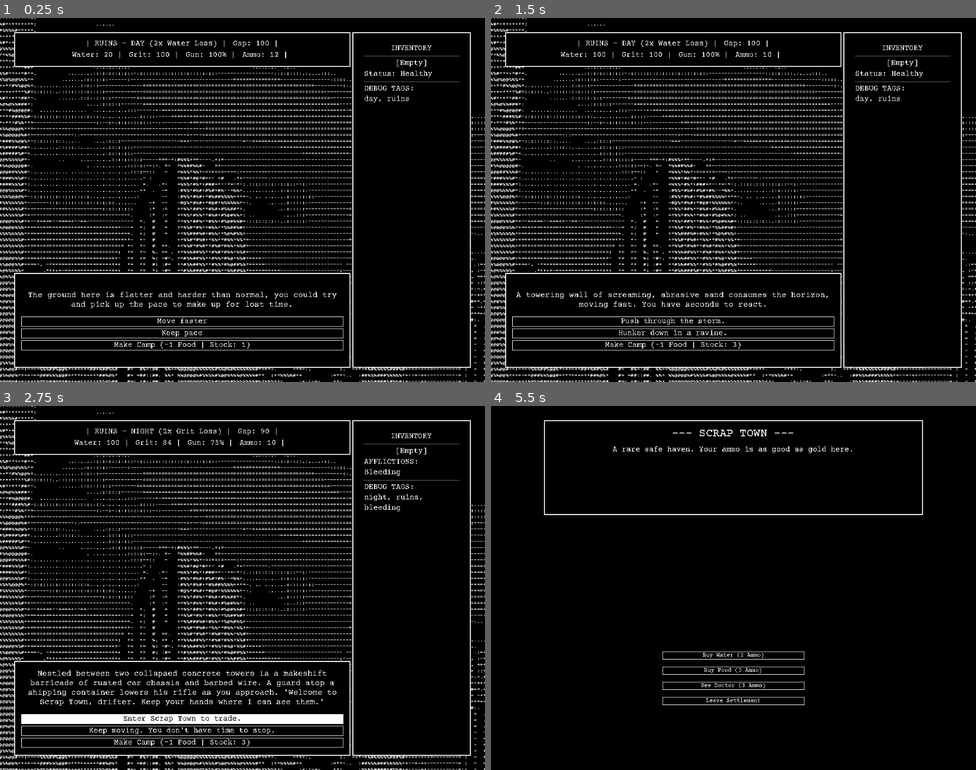
Above: before the commit, frames 1-4 (two rows, left to right).
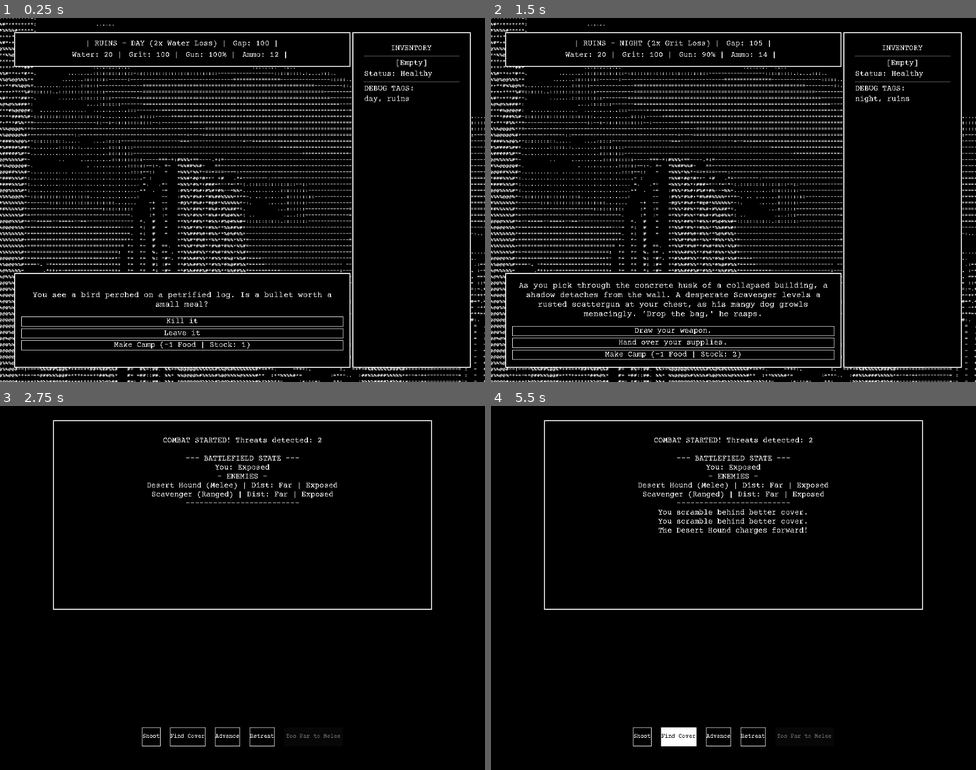
Above: after the commit, the same moments.

Repository: JoelSpicer/Across-The-Desert
Game: Godot game, scene res://Scene/MainGame.tscn
Same seed, same stepped clock (60 frames per second), same inputs: the game is played once before the commit and once after it.
Inputs (mouse positions are in pixels of both pictures, inside the frame that each line leads up to):
- Up to frame 1 (0.25 s): no input
- Up to frame 2 (1.5 s): click "Move faster" (after the commit: "Kill it") at 0.5 s; click (733, 218) at 1.25 s, where only the run before the commit has a clickable "The Wheel Turns (Restart)"
- Up to frame 3 (2.75 s): click "Push through the storm." (after the commit: "Draw your weapon.") at 2 s
- Up to frame 4 (5.5 s): click "Enter Scrap Town to trade." (after the commit: "Draw your weapon.") at 2.75 s; click "Enter Scrap Town to trade." (after the commit: "Draw your weapon.") at 3.5 s; click "Keep moving. You don't have t…" (after the commit: "Hand over your supplies.") at 4.25 s; click "Make Camp (-1 Food | Stock: 3)" (after the commit: "Make Camp (-1 Food | Stock: 2)") at 5 s

The runs differ from the first frame. In frame 1, 0.8% of the frame differs, in the area x 5-70%, y 75-88%; in frame 2, 3.6%; in frame 3, 16%, in the area x 0-100%, y 0-100%; in frame 4, 4.0%.

Commit message:
new events

Diff:
--- /dev/null
+++ b/Resource/Event/event_broken_autodoc.tres
@@ -0,0 +1,17 @@
+[gd_resource type="Resource" script_class="NarrativeEvent" format=3 uid="uid://bwn6tii3tbcp4"]
+
+[ext_resource type="Script" uid="uid://tebrdjqw5ke" path="res://Scripts/NarrativeEvent.gd" id="1_2h0db"]
+
+[resource]
+script = ExtResource("1_2h0db")
+event_weight = 8
+required_keywords = Array[String](["ruins"])
+event_text = "Inside a crumbling clinic sits an Old World medical pod. Its screen is shattered, but the mechanical arms still twitch with erratic power. It could heal you, but it requires raw materials to function."
+choice_1_text = "Repair the machine and heal."
+choice_2_text = "Smash the glass for loose supplies."
+choice_1_grit_cost = -25
+choice_1_required_item = "Scrap"
+choice_1_cures_affliction = "injured"
+choice_2_gun_condition_cost = 15
+choice_2_item_reward = "Bandage"
+choice_2_gives_affliction = "bleeding"
--- /dev/null
+++ b/Resource/Event/event_caved_in_path.tres
@@ -0,0 +1,17 @@
+[gd_resource type="Resource" script_class="NarrativeEvent" format=3 uid="uid://bjd12mlwx2luc"]
+
+[ext_resource type="Script" uid="uid://tebrdjqw5ke" path="res://Scripts/NarrativeEvent.gd" id="1_hnfit"]
+
+[resource]
+script = ExtResource("1_hnfit")
+event_weight = 11
+required_keywords = Array[String](["canyons"])
+event_text = "A massive rockslide completely blocks the narrow pass. The boulders are impossibly heavy. Moving them by hand would be a grueling feat of strength, but finding a detour will cost you precious time."
+choice_1_text = "Heave the rocks out of the way."
+choice_2_text = "Use an ampoule and push through!"
+choice_1_water_cost = 15
+choice_1_grit_cost = 25
+choice_1_gap_penalty = -10
+choice_1_gives_affliction = "exhausted"
+choice_2_gap_penalty = -15
+choice_2_required_item = "Stamina"
--- /dev/null
+++ b/Resource/Event/event_dead_courier.tres
@@ -0,0 +1,16 @@
+[gd_resource type="Resource" script_class="NarrativeEvent" format=3 uid="uid://ofrewtywoyvp"]
+
+[ext_resource type="Script" uid="uid://tebrdjqw5ke" path="res://Scripts/NarrativeEvent.gd" id="1_1vv5o"]
+
+[resource]
+script = ExtResource("1_1vv5o")
+required_keywords = Array[String](["flats"])
+event_text = "A courier lies face down in the salt flats, his dispatch bag tightly clutched in rigor mortis. A swarm of desert flies buzzes around the rotting corpse."
+choice_1_text = "Rifle through his bag."
+choice_2_text = "Hold your breath and search quickly."
+choice_1_gap_penalty = 5
+choice_1_item_reward = "BunkerCode"
+choice_1_gives_affliction = "sick"
+choice_2_gap_penalty = -5
+choice_2_item_reward = "BunkerCode"
+choice_2_required_item = "Stamina"
--- /dev/null
+++ b/Resource/Event/event_desert_brawler.tres
@@ -0,0 +1,14 @@
+[gd_resource type="Resource" script_class="NarrativeEvent" format=3 uid="uid://dpun8syja750v"]
+
+[ext_resource type="Script" uid="uid://tebrdjqw5ke" path="res://Scripts/NarrativeEvent.gd" id="1_couoj"]
+
+[resource]
+script = ExtResource("1_couoj")
+event_weight = 9
+forbidden_keywords = Array[String](["ruins"])
+event_text = "A heavily scarred drifter blocks the trail. He cracks his knuckles, drops his pack, and smirks. 'I don't want your gear, wanderer. I just want a good fight. Show me what you've got!'"
+choice_1_text = "Accept the challenge (Pistol Whip!)"
+choice_2_text = "I don't have time for this nonsense."
+choice_1_triggers_combat = "Scarred Brawler:melee"
+choice_2_grit_cost = 5
+choice_2_gap_penalty = 15
--- /dev/null
+++ b/Resource/Event/event_feral_pack.tres
@@ -0,0 +1,14 @@
+[gd_resource type="Resource" script_class="NarrativeEvent" format=3 uid="uid://4mixn4p5m18w"]
+
+[ext_resource type="Script" uid="uid://tebrdjqw5ke" path="res://Scripts/NarrativeEvent.gd" id="1_3cy2b"]
+
+[resource]
+script = ExtResource("1_3cy2b")
+event_weight = 11
+forbidden_keywords = Array[String](["ruins"])
+event_text = "A pack of starved, rabid coyotes blocks the path. They bare their teeth, ribs showing through patchy fur. They look hungry enough to risk attacking you."
+choice_1_text = "Throw them food to distract them."
+choice_2_text = "Draw your weapon and stand your ground."
+choice_1_food_cost = 1
+choice_1_gap_penalty = -10
+choice_2_triggers_combat = "Rabid Coyote, Rabid Coyote:melee"
--- /dev/null
+++ b/Resource/Event/event_hanging_tree.tres
@@ -0,0 +1,15 @@
+[gd_resource type="Resource" script_class="NarrativeEvent" format=3 uid="uid://b4bnsxt2420cb"]
+
+[ext_resource type="Script" uid="uid://tebrdjqw5ke" path="res://Scripts/NarrativeEvent.gd" id="1_ntjdi"]
+
+[resource]
+script = ExtResource("1_ntjdi")
+required_keywords = Array[String](["scrubland"])
+event_text = "A petrified tree juts from the dirt. A skeleton hangs from a frayed rope, and a glint of metal catches your eye in its pocket."
+choice_1_text = "Climb up and search the body."
+choice_2_text = "Shoot the rope to drop the body."
+choice_1_grit_cost = 5
+choice_1_item_reward = "Scrap"
+choice_1_gives_affliction = "injured"
+choice_2_ammo_cost = 1
+choice_2_item_reward = "Map"
--- /dev/null
+++ b/Resource/Event/event_heat_wave.tres
@@ -0,0 +1,15 @@
+[gd_resource type="Resource" script_class="NarrativeEvent" format=3 uid="uid://137vhk6em2ok"]
+
+[ext_resource type="Script" uid="uid://tebrdjqw5ke" path="res://Scripts/NarrativeEvent.gd" id="1_phk63"]
+
+[resource]
+script = ExtResource("1_phk63")
+event_weight = 12
+forbidden_keywords = Array[String](["canyons", "ruins"])
+event_text = "The midday sun intensifies into a blinding, oppressive heat wave. The air physically burns your lungs. With no cover in sight, you will boil alive in your own boots if you don't act."
+choice_1_text = "Drink heavily and push on."
+choice_2_text = "Rig a makeshift sunshade."
+choice_1_water_cost = 25
+choice_1_gap_penalty = -10
+choice_2_gap_penalty = 10
+choice_2_required_item = "Scrap"
--- /dev/null
+++ b/Resource/Event/event_locked_safe.tres
@@ -0,0 +1,18 @@
+[gd_resource type="Resource" script_class="NarrativeEvent" format=3 uid="uid://dsccdhqbjcmvt"]
+
+[ext_resource type="Script" uid="uid://tebrdjqw5ke" path="res://Scripts/NarrativeEvent.gd" id="1_sb0ea"]
+
+[resource]
+script = ExtResource("1_sb0ea")
+event_weight = 8
+forbidden_keywords = Array[String](["dunes"])
+event_text = "Half-buried in the dirt is a heavy iron safe. The dial is completely rusted over, but the keyhole looks intact."
+choice_1_text = "Use the Old Key."
+choice_2_text = "Shoot the hinges off."
+choice_1_ammo_cost = -2
+choice_1_item_reward = "Oil"
+choice_1_required_item = "OldKey"
+choice_2_ammo_cost = 2
+choice_2_gun_condition_cost = 15
+choice_2_item_reward = "Scrap"
+choice_2_gives_affliction = "clumsy"
--- /dev/null
+++ b/Resource/Event/event_mirage.tres
@@ -0,0 +1,15 @@
+[gd_resource type="Resource" script_class="NarrativeEvent" format=3 uid="uid://sr11f6ha8vv4"]
+
+[ext_resource type="Script" uid="uid://tebrdjqw5ke" path="res://Scripts/NarrativeEvent.gd" id="1_ccwrr"]
+
+[resource]
+script = ExtResource("1_ccwrr")
+event_weight = 8
+required_keywords = Array[String](["dunes"])
+event_text = "The shimmering heat distorts the horizon, forming the perfect image of a shaded, cool oasis. It looks so real."
+choice_1_text = "Chase the oasis."
+choice_2_text = "Ignore it and march on."
+choice_1_water_cost = 5
+choice_1_gap_penalty = 15
+choice_1_gives_affliction = "exhausted"
+choice_2_gap_penalty = -5
--- /dev/null
+++ b/Resource/Event/event_preacher.tres
@@ -0,0 +1,15 @@
+[gd_resource type="Resource" script_class="NarrativeEvent" format=3 uid="uid://b0q12lns671er"]
+
+[ext_resource type="Script" uid="uid://tebrdjqw5ke" path="res://Scripts/NarrativeEvent.gd" id="1_jlkvl"]
+
+[resource]
+script = ExtResource("1_jlkvl")
+event_weight = 7
+required_keywords = Array[String](["flats", "scrubland"])
+event_text = "A delirious man in tattered robes wanders the wastes, preaching to the wind. He offers a blessing of good fortune in exchange for a sip of water."
+choice_1_text = "Share your water."
+choice_2_text = "Ignore him and keep walking."
+choice_1_water_cost = 10
+choice_1_gives_affliction = "lucky"
+choice_1_cures_affliction = "sick"
+choice_2_gap_penalty = -5
--- /dev/null
+++ b/Resource/Event/event_ransacked_caravan.tres
@@ -0,0 +1,15 @@
+[gd_resource type="Resource" script_class="NarrativeEvent" format=3 uid="uid://ch875rjrrg60r"]
+
+[ext_resource type="Script" uid="uid://tebrdjqw5ke" path="res://Scripts/NarrativeEvent.gd" id="1_1mqoa"]
+
+[resource]
+script = ExtResource("1_1mqoa")
+required_keywords = Array[String](["scrubland"])
+event_text = "A ruined merchant cart lies off the trail. The guards are dead, stripped of their weapons. Whoever did this might still be close, but they left some heavy, sealed crates behind."
+choice_1_text = "Loot the heavy crates."
+choice_2_text = "Stay alert and move fast."
+choice_1_gap_penalty = 5
+choice_1_item_reward = "Canteen"
+choice_1_gives_affliction = "slow"
+choice_2_grit_cost = 5
+choice_2_gap_penalty = -10
--- /dev/null
+++ b/Resource/Event/event_rattlesnake.tres
@@ -0,0 +1,15 @@
+[gd_resource type="Resource" script_class="NarrativeEvent" format=3 uid="uid://bekg331kv771h"]
+
+[ext_resource type="Script" uid="uid://tebrdjqw5ke" path="res://Scripts/NarrativeEvent.gd" id="1_up2bu"]
+
+[resource]
+script = ExtResource("1_up2bu")
+event_weight = 12
+required_keywords = Array[String](["canyons"])
+event_text = "As you step over a rock formation, a desert viper strikes with lightning speed, sinking its fangs into your boot leather."
+choice_1_text = "Kick it away and run!"
+choice_2_text = "Clean the bite immediately."
+choice_1_gap_penalty = -5
+choice_1_gives_affliction = "sick"
+choice_2_gap_penalty = 5
+choice_2_required_item = "Bandage"
--- /dev/null
+++ b/Resource/Event/event_silver_skeleton.tres
@@ -0,0 +1,15 @@
+[gd_resource type="Resource" script_class="NarrativeEvent" format=3 uid="uid://qvot37keycbk"]
+
+[ext_resource type="Script" uid="uid://tebrdjqw5ke" path="res://Scripts/NarrativeEvent.gd" id="1_b4wxa"]
+
+[resource]
+script = ExtResource("1_b4wxa")
+event_weight = 7
+required_keywords = Array[String](["dunes"])
+event_text = "Half-buried in the shifting sands is a metallic skeleton of unknown origin. Its silver alloy limbs are eerily flawless, untouched by rust, and its chest cavity emits a faint, sickeningly green hum."
+choice_1_text = "Pry the glowing core out."
+choice_2_text = "Leave the ancient machine alone."
+choice_1_gap_penalty = 5
+choice_1_item_reward = "Stamina"
+choice_1_gives_affliction = "sick"
+choice_2_gap_penalty = -5
--- /dev/null
+++ b/Resource/Event/event_sinkhole.tres
@@ -0,0 +1,15 @@
+[gd_resource type="Resource" script_class="NarrativeEvent" format=3 uid="uid://7ewx4t411ufs"]
+
+[ext_resource type="Script" uid="uid://tebrdjqw5ke" path="res://Scripts/NarrativeEvent.gd" id="1_hgjy5"]
+
+[resource]
+script = ExtResource("1_hgjy5")
+required_keywords = Array[String](["dunes"])
+event_text = "The ground gives way beneath your boots! You've stepped into a deep, shifting sinkhole. The more you struggle, the faster the sand pulls you down."
+choice_1_text = "Burn all your energy to scramble out."
+choice_2_text = "Pop Smelling Salts and surge out!"
+choice_1_grit_cost = 25
+choice_1_gap_penalty = 10
+choice_1_gives_affliction = "exhausted"
+choice_2_gap_penalty = -5
+choice_2_required_item = "Salts"
--- /dev/null
+++ b/Resource/Event/event_snipers_roost.tres
@@ -0,0 +1,16 @@
+[gd_resource type="Resource" script_class="NarrativeEvent" format=3 uid="uid://cj2b6j5h32imx"]
+
+[ext_resource type="Script" uid="uid://tebrdjqw5ke" path="res://Scripts/NarrativeEvent.gd" id="1_cn7th"]
+
+[resource]
+script = ExtResource("1_cn7th")
+event_weight = 9
+required_keywords = Array[String](["canyons"])
+event_text = "You spot a high ledge overlooking the canyon pass. It looks like an old sniper's nest. Scaling the cliff looks dangerous, but snipers usually leave brass behind."
+choice_1_text = "Climb the jagged rocks."
+choice_2_text = "Keep walking on the safe path."
+choice_1_ammo_cost = -3
+choice_1_grit_cost = 15
+choice_1_gap_penalty = -10
+choice_1_gives_affliction = "bleeding"
+choice_2_gap_penalty = 5
--- /dev/null
+++ b/Resource/Event/event_unexploded_bomb.tres
@@ -0,0 +1,15 @@
+[gd_resource type="Resource" script_class="NarrativeEvent" format=3 uid="uid://chbwc0lv3a33j"]
+
+[ext_resource type="Script" uid="uid://tebrdjqw5ke" path="res://Scripts/NarrativeEvent.gd" id="1_mluf7"]
+
+[resource]
+script = ExtResource("1_mluf7")
+event_weight = 6
+required_keywords = Array[String](["flats"])
+event_text = "A massive, unexploded artillery shell from the Old War is half-buried in the salt. The casing is cracked, revealing pristine cordite."
+choice_1_text = "Carefully extract powder."
+choice_2_text = "Harvest it with brute force."
+choice_1_item_reward = "Stamina"
+choice_1_required_item = "Scrap"
+choice_2_gun_condition_cost = 15
+choice_2_gives_affliction = "bleeding"
--- /dev/null
+++ b/Resource/Event/event_vending_machine.tres
@@ -0,0 +1,16 @@
+[gd_resource type="Resource" script_class="NarrativeEvent" format=3 uid="uid://ctcur7sjfoxhk"]
+
+[ext_resource type="Script" uid="uid://tebrdjqw5ke" path="res://Scripts/NarrativeEvent.gd" id="1_n4rjt"]
+
+[resource]
+script = ExtResource("1_n4rjt")
+event_weight = 8
+required_keywords = Array[String](["ruins"])
+event_text = "An ancient, hum-buzzing vending machine stands defiantly against a crumbling wall. The glass is thick, but the coin slot looks like it might accept suitably shaped metal."
+choice_1_text = "Force a piece of scrap into the slot."
+choice_2_text = "Smash the glass with your gun."
+choice_1_item_reward = "Canteen"
+choice_1_required_item = "Scrap"
+choice_2_food_cost = -1
+choice_2_gun_condition_cost = 20
+choice_2_gives_affliction = "clumsy"
--- /dev/null
+++ b/Resource/Event/event_wandering_trader.tres
@@ -0,0 +1,14 @@
+[gd_resource type="Resource" script_class="NarrativeEvent" format=3 uid="uid://dhv5oybqecaa8"]
+
+[ext_resource type="Script" uid="uid://tebrdjqw5ke" path="res://Scripts/NarrativeEvent.gd" id="1_8d06y"]
+
+[resource]
+script = ExtResource("1_8d06y")
+event_weight = 15
+forbidden_keywords = Array[String](["dunes"])
+event_text = "A heavily cloaked figure leads a burdened pack mule along the trail. They offer a curt nod and open their coat to reveal wares."
+choice_1_text = "Trade with them."
+choice_2_text = "Draw your gun and rob them."
+choice_1_gap_penalty = 5
+choice_1_opens_settlement = "Wandering Merchant"
+choice_2_triggers_combat = "Caravan Guard"
--- a/Scene/SettlementPhase.tscn
+++ b/Scene/SettlementPhase.tscn
@@ -103,68 +103,68 @@
 unique_name_in_owner = true
 layout_mode = 2
 theme_override_colors/font_color = Color(1, 1, 1, 1)
+theme_override_colors/font_focus_color = Color(0, 0, 0, 1)
 theme_override_colors/font_pressed_color = Color(0, 0, 0, 1)
 theme_override_colors/font_hover_color = Color(0, 0, 0, 1)
-theme_override_colors/font_focus_color = Color(0, 0, 0, 1)
-theme_override_font_sizes/font_size = 12
+theme_override_font_sizes/font_size = 16
+theme_override_styles/normal = SubResource("StyleBoxFlat_BtnNormal")
+theme_override_styles/pressed = SubResource("StyleBoxFlat_BtnHover")
+theme_override_styles/hover = SubResource("StyleBoxFlat_BtnHover")
 theme_override_styles/focus = SubResource("StyleBoxFlat_BtnHover")
-theme_override_styles/hover = SubResource("StyleBoxFlat_BtnHover")
-theme_override_styles/pressed = SubResource("StyleBoxFlat_BtnHover")
-theme_override_styles/normal = SubResource("StyleBoxFlat_BtnNormal")
 text = "Buy Water (2 Ammo)"
 
 [node name="BtnBuyFood" type="Button" parent="ButtonVBox" unique_id=1460833658]
 unique_name_in_owner = true
 layout_mode = 2
 theme_override_colors/font_color = Color(1, 1, 1, 1)
+theme_override_colors/font_focus_color = Color(0, 0, 0, 1)
 theme_override_colors/font_pressed_color = Color(0, 0, 0, 1)
 theme_override_colors/font_hover_color = Color(0, 0, 0, 1)
-theme_override_colors/font_focus_color = Color(0, 0, 0, 1)
-theme_override_font_sizes/font_size = 12
+theme_override_font_sizes/font_size = 16
+theme_override_styles/normal = SubResource("StyleBoxFlat_BtnNormal")
+theme_override_styles/pressed = SubResource("StyleBoxFlat_BtnHover")
+theme_override_styles/hover = SubResource("StyleBoxFlat_BtnHover")
 theme_override_styles/focus = SubResource("StyleBoxFlat_BtnHover")
-theme_override_styles/hover = SubResource("StyleBoxFlat_BtnHover")
-theme_override_styles/pressed = SubResource("StyleBoxFlat_BtnHover")
-theme_override_styles/normal = SubResource("StyleBoxFlat_BtnNormal")
 text = "Buy Food (3 Ammo)"
 
 [node name="BtnDoctor" type="Button" parent="ButtonVBox" unique_id=1891008141]
 unique_name_in_owner = true
 layout_mode = 2
 theme_override_colors/font_color = Color(1, 1, 1, 1)
+theme_override_colors/font_focus_color = Color(0, 0, 0, 1)
 theme_override_colors/font_pressed_color = Color(0, 0, 0, 1)
 theme_override_colors/font_hover_color = Color(0, 0, 0, 1)
-theme_override_colors/font_focus_color = Color(0, 0, 0, 1)
-theme_override_font_sizes/font_size = 12
+theme_override_font_sizes/font_size = 16
+theme_override_styles/normal = SubResource("StyleBoxFlat_BtnNormal")
+theme_override_styles/pressed = SubResource("StyleBoxFlat_BtnHover")
+theme_override_styles/hover = SubResource("StyleBoxFlat_BtnHover")
 theme_override_styles/focus = SubResource("StyleBoxFlat_BtnHover")
-theme_override_styles/hover = SubResource("StyleBoxFlat_BtnHover")
-theme_override_styles/pressed = SubResource("StyleBoxFlat_BtnHover")
-theme_override_styles/normal = SubResource("StyleBoxFlat_BtnNormal")
 text = "See Doctor (5 Ammo)"
 
 [node name="BtnSpecial" type="Button" parent="ButtonVBox" unique_id=308120958]
 unique_name_in_owner = true
 layout_mode = 2
 theme_override_colors/font_color = Color(1, 1, 1, 1)
+theme_override_colors/font_focus_color = Color(0, 0, 0, 1)
 theme_override_colors/font_pressed_color = Color(0, 0, 0, 1)
 theme_override_colors/font_hover_color = Color(0, 0, 0, 1)
-theme_override_colors/font_focus_color = Color(0, 0, 0, 1)
-theme_override_font_sizes/font_size = 12
+theme_override_font_sizes/font_size = 16
+theme_override_styles/normal = SubResource("StyleBoxFlat_BtnNormal")
+theme_override_styles/pressed = SubResource("StyleBoxFlat_BtnHover")
+theme_override_styles/hover = SubResource("StyleBoxFlat_BtnHover")
 theme_override_styles/focus = SubResource("StyleBoxFlat_BtnHover")
-theme_override_styles/hover = SubResource("StyleBoxFlat_BtnHover")
-theme_override_styles/pressed = SubResource("StyleBoxFlat_BtnHover")
-theme_override_styles/normal = SubResource("StyleBoxFlat_BtnNormal")
 text = "BtnSpecial"
 
 [node name="BtnLeave" type="Button" parent="ButtonVBox" unique_id=1635653656]
 unique_name_in_owner = true
 layout_mode = 2
 theme_override_colors/font_color = Color(1, 1, 1, 1)
+theme_override_colors/font_focus_color = Color(0, 0, 0, 1)
 theme_override_colors/font_pressed_color = Color(0, 0, 0, 1)
 theme_override_colors/font_hover_color = Color(0, 0, 0, 1)
-theme_override_colors/font_focus_color = Color(0, 0, 0, 1)
-theme_override_font_sizes/font_size = 12
+theme_override_font_sizes/font_size = 16
+theme_override_styles/normal = SubResource("StyleBoxFlat_BtnNormal")
+theme_override_styles/pressed = SubResource("StyleBoxFlat_BtnHover")
+theme_override_styles/hover = SubResource("StyleBoxFlat_BtnHover")
 theme_override_styles/focus = SubResource("StyleBoxFlat_BtnHover")
-theme_override_styles/hover = SubResource("StyleBoxFlat_BtnHover")
-theme_override_styles/pressed = SubResource("StyleBoxFlat_BtnHover")
-theme_override_styles/normal = SubResource("StyleBoxFlat_BtnNormal")
 text = "Leave Settlement"
--- /dev/null
+++ b/Scripts/EventImporter.gd
@@ -0,0 +1,49 @@
+@tool
+extends EditorScript
+
+func _run():
+	var file_path = "res://bulk_events.json"
+
+	# 1. Verify the JSON file exists
+	if not FileAccess.file_exists(file_path):
+		print("ERROR: Please create a bulk_events.json file in your res:// folder.")
+		return
+
+	# 2. Read and parse the JSON
+	var file = FileAccess.open(file_path, FileAccess.READ)
+	var json = JSON.parse_string(file.get_as_text())
+
+	if typeof(json) != TYPE_ARRAY:
+		print("ERROR: JSON must be formatted as an array of objects: [...]")
+		return
+
+	var count = 0
+
+	# 3. Loop through every event in the JSON and generate a .tres file
+	for event_dict in json:
+		var event = NarrativeEvent.new()
+
+		# Grab the filename from the JSON, or assign a random one as a fallback
+		var filename = event_dict.get("filename", "unnamed_event_" + str(randi() % 1000))
+
+		# Dynamically map all properties from the JSON to the NarrativeEvent resource
+		for key in event_dict.keys():
+			if key == "filename":
+				continue
+
+			# Godot requires strictly typed arrays for exported custom resources
+			if key == "required_keywords" or key == "forbidden_keywords":
+				var arr: Array[String] = []
+				for item in event_dict[key]:
+					arr.append(str(item))
+				event.set(key, arr)
+			else:
+				# Map strings, ints, and bools directly
+				event.set(key, event_dict[key])
+
+		# 4. Save the generated resource directly into your Event folder
+		var save_path = "res://Resource/Event/" + filename + ".tres"
+		ResourceSaver.save(event, save_path)
+		count += 1
+
+	print("SUCCESS! Generated " + str(count) + " events in res://Resource/Event/")
--- a/Scripts/SettlementPhase.gd
+++ b/Scripts/SettlementPhase.gd
@@ -30,6 +30,12 @@
 	"Oasis Traders": {
 		"desc": "A lush watering hole. Water is plentiful and cheap, but they lack medical supplies.",
 		"water_price": 1, "food_price": 2, "doc_price": 0,
+		"has_water": true, "has_food": true, "has_doc": false,
+		"special_item": "", "special_price": 0
+	},
+	"Wandering Merchant": {
+		"desc": "A heavily cloaked figure leads a burdened pack mule along the trail. They offer a curt nod and open their coat to reveal wares.",
+		"water_price": 3, "food_price": 3, "doc_price": 8,
 		"has_water": true, "has_food": true, "has_doc": false,
 		"special_item": "", "special_price": 0
 	},
--- /dev/null
+++ b/bulk_events.json
@@ -0,0 +1,93 @@
+[
+  {
+	"filename": "event_vending_machine",
+	"event_weight": 8,
+	"required_keywords": ["ruins"],
+	"event_text": "An ancient, hum-buzzing vending machine stands defiantly against a crumbling wall. The glass is thick, but the coin slot looks like it might accept suitably shaped metal.",
+	"choice_1_text": "Force a piece of scrap into the slot.",
+	"choice_2_text": "Smash the glass with your gun.",
+	"choice_1_required_item": "Scrap",
+	"choice_1_item_reward": "Canteen",
+	"choice_2_gun_condition_cost": 20,
+	"choice_2_food_cost": -1,
+	"choice_2_gives_affliction": "clumsy"
+  },
+  {
+	"filename": "event_sinkhole",
+	"event_weight": 10,
+	"required_keywords": ["dunes"],
+	"event_text": "The ground gives way beneath your boots! You've stepped into a deep, shifting sinkhole. The more you struggle, the faster the sand pulls you down.",
+	"choice_1_text": "Burn all your energy to scramble out.",
+	"choice_2_text": "Pop Smelling Salts and surge out!",
+	"choice_1_grit_cost": 25,
+	"choice_1_gap_penalty": 10,
+	"choice_1_gives_affliction": "exhausted",
+	"choice_2_required_item": "Salts",
+	"choice_2_gap_penalty": -5
+  },
+  {
+	"filename": "event_feral_pack",
+	"event_weight": 11,
+	"forbidden_keywords": ["ruins"],
+	"event_text": "A pack of starved, rabid coyotes blocks the path. They bare their teeth, ribs showing through patchy fur. They look hungry enough to risk attacking you.",
+	"choice_1_text": "Throw them food to distract them.",
+	"choice_2_text": "Draw your weapon and stand your ground.",
+	"choice_1_food_cost": 1,
+	"choice_1_gap_penalty": -10,
+	"choice_2_triggers_combat": "Rabid Coyote, Rabid Coyote:melee"
+  },
+  {
+	"filename": "event_preacher",
+	"event_weight": 7,
+	"required_keywords": ["flats", "scrubland"],
+	"event_text": "A delirious man in tattered robes wanders the wastes, preaching to the wind. He offers a blessing of good fortune in exchange for a sip of water.",
+	"choice_1_text": "Share your water.",
+	"choice_2_text": "Ignore him and keep walking.",
+	"choice_1_water_cost": 10,
+	"choice_1_gives_affliction": "lucky",
+	"choice_1_cures_affliction": "sick",
+	"choice_2_gap_penalty": -5
+  },
+  {
+	"filename": "event_snipers_roost",
+	"event_weight": 9,
+	"required_keywords": ["canyons"],
+	"event_text": "You spot a high ledge overlooking the canyon pass. It looks like an old sniper's nest. Scaling the cliff looks dangerous, but snipers usually leave brass behind.",
+	"choice_1_text": "Climb the jagged rocks.",
+	"choice_2_text": "Keep walking on the safe path.",
+	"choice_1_grit_cost": 15,
+	"choice_1_gives_affliction": "bleeding",
+	"choice_1_ammo_cost": -3,
+	"choice_1_gap_penalty": -10,
+	"choice_2_gap_penalty": 5
+  },
+  {
+	"filename": "event_locked_safe",
+	"event_weight": 8,
+	"forbidden_keywords": ["dunes"],
+	"event_text": "Half-buried in the dirt is a heavy iron safe. The dial is completely rusted over, but the keyhole looks intact.",
+	"choice_1_text": "Use the Old Key.",
+	"choice_2_text": "Shoot the hinges off.",
+	"choice_1_required_item": "OldKey",
+	"choice_1_item_reward": "Oil",
+	"choice_1_ammo_cost": -2,
+	"choice_2_ammo_cost": 2,
+	"choice_2_gun_condition_cost": 15,
+	"choice_2_item_reward": "Scrap",
+	"choice_2_gives_affliction": "clumsy"
+  },
+  {
+	"filename": "event_dead_courier",
+	"event_weight": 10,
+	"required_keywords": ["flats"],
+	"event_text": "A courier lies face down in the salt flats, his dispatch bag tightly clutched in rigor mortis. A swarm of desert flies buzzes around the rotting corpse.",
+	"choice_1_text": "Rifle through his bag.",
+	"choice_2_text": "Hold your breath and search quickly.",
+	"choice_1_gives_affliction": "sick",
+	"choice_1_item_reward": "BunkerCode",
+	"choice_1_gap_penalty": 5,
+	"choice_2_required_item": "Stamina",
+	"choice_2_item_reward": "BunkerCode",
+	"choice_2_gap_penalty": -5
+  }
+]
Not shown, added: Scripts/EventImporter.gd.uid
Not shown, added: Resource/Event.zip
